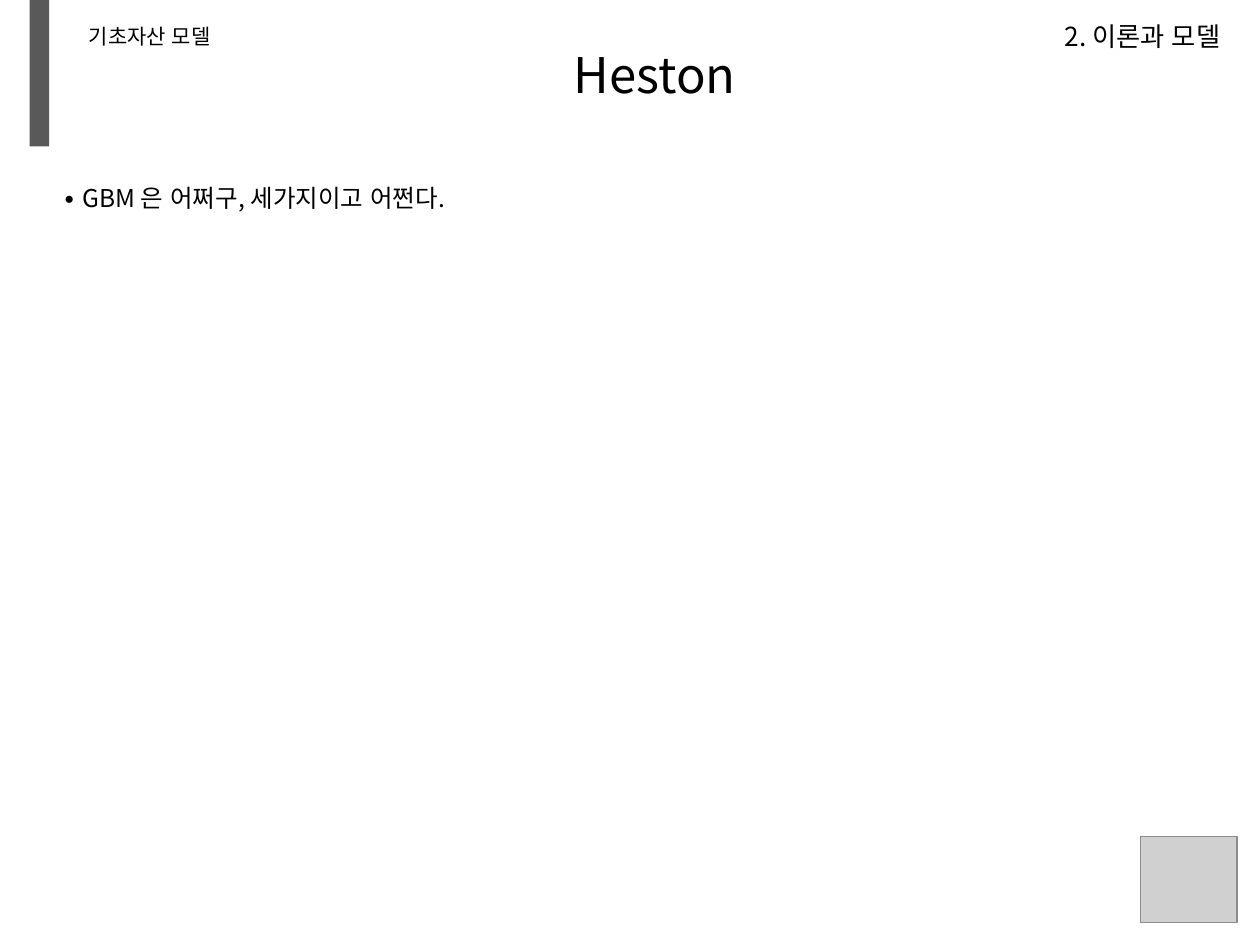
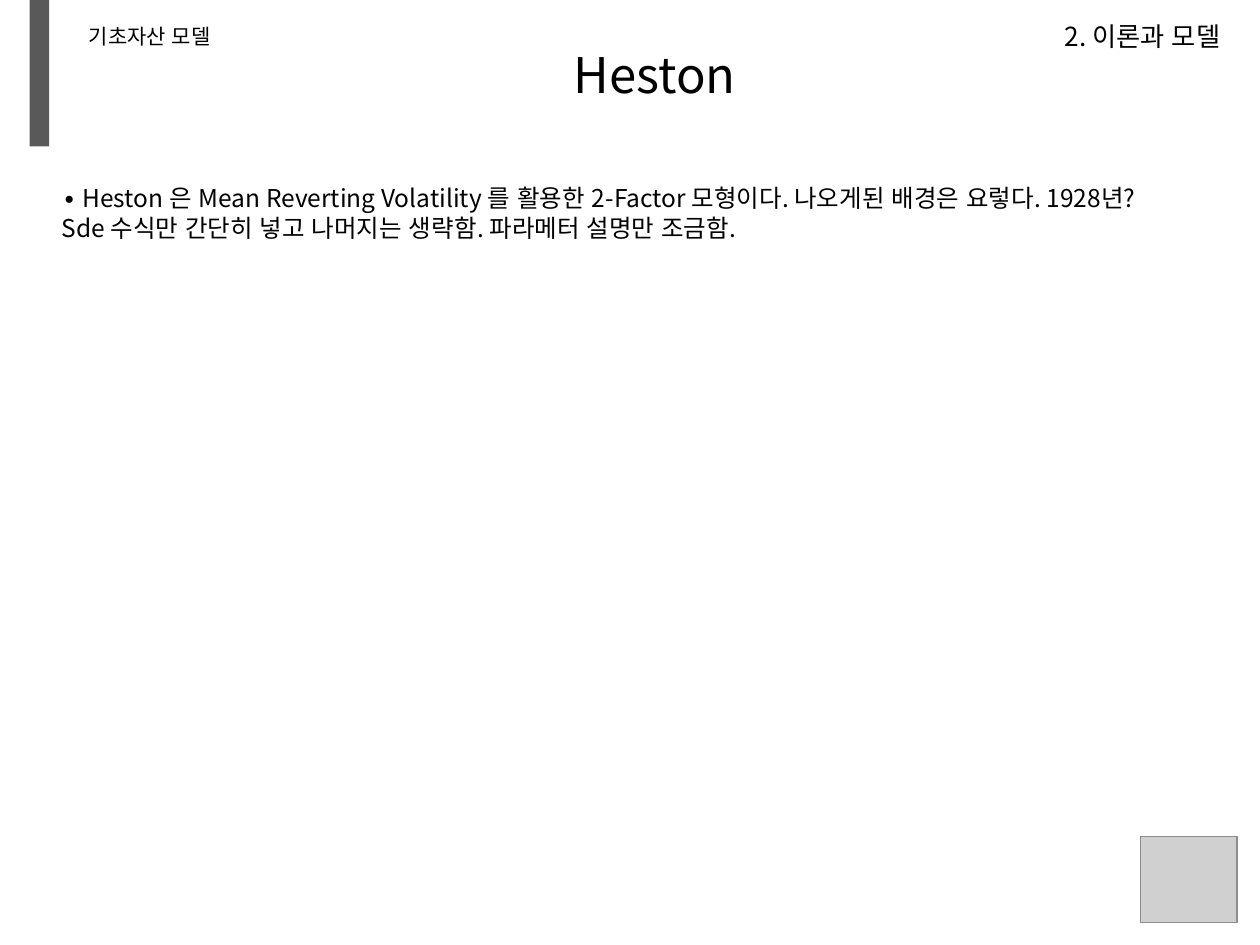
Before and after one commit to minikie/mxdocs, a slide deck: slide 28 of docs/ppt/test.pptm (slide 26 before the commit). Drawn at 1260x945 pixels with LibreOffice and Linux fonts; fonts in the diff are those of the drawing; grey boxes stand for pictures; background and template pictures are left out. Boxes give left, top, right and bottom in pixels: in the first picture for what was removed or moved away, otherwise in the second. Text is boxed around its words. In the diff, an @@ line names an element or a change of style, - is before the commit and + after.

```diff
--- a/docs/ppt/test.pptm
+++ b/docs/ppt/test.pptm
@@ text at [62,186,1136,239]: text changed @@
-∙ GBM 은 어쩌구, 세가지이고 어쩐다.
+∙ Heston 은 Mean Reverting Volatility 를 활용한 2-Factor 모형이다. 나오게된 배경은 요렇다. 1928년?
+Sde 수식만 간단히 넣고 나머지는 생략함. 파라메터 설명만 조금함.
```
Also in this commit, not shown: 21 other slides changed, 8 slides added, 7 slides removed, 1 other file.
